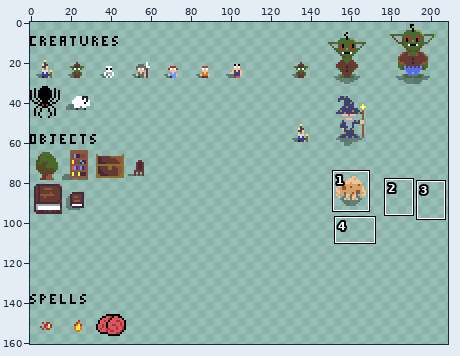
Two versions of one pixel-art file, source_data/aseprite/Test_Sheet_Alex.aseprite. Above, an overview of the earlier version with the close-up marked.
Close-up. Before the commit:
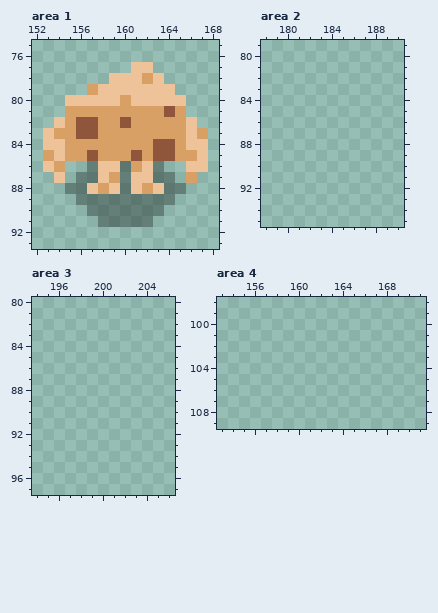
500x500 pixels, 1 frame. Shown: area 1: x 152..168, y 75..93; area 2: x 178..190, y 79..95; area 3: x 194..206, y 80..97; area 4: x 153..171, y 98..109. The wide view leaves out empty margins. The commit also changed other parts of the picture, which this record leaves out.
Once edited:
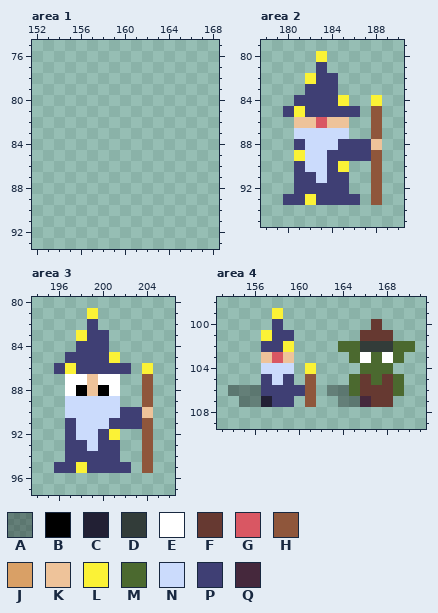
Palette (. is transparent): A #00000055  B #000000  C #222034  D #323c39  E #ffffff  F #663931  G #d95763  H #8f563b  J #d9a066  K #eec39a  L #fbf236  M #4b692f  N #cbdbfc  P #3f3f74  Q #45283c
Difference:
Area 1:
y 77: x 161..162 KK -> ..
y 78: x 159..163 KKKJK -> .....
y 79: x 157..164 JKKKKKKK -> ........
y 80: x 155..165 KKKKKJKKKKK -> ...........
y 81: x 155..165 JJJJJJJJJHJ -> ...........
y 82: x 154..166 KJHHJJHJJJJJK -> .............
y 83: x 153..167 KJJHHJJJJJJJJKJ -> ...............
y 84: x 153..167 KKJJJJJJJJHHJKK -> ...............
y 85: x 153..167 JKJJHJJJHJHHJJK -> ...............
y 86: x 153..154 KJ -> ..; x 157..163 AKKAJKA -> .......; x 166..167 KK -> ..
y 87: x 154 K -> .; x 156..164 AAKJAKKAA -> .........; x 166 J -> .
y 88: x 155..165 AAKJKAKJKAA -> ...........
y 89: x 156..164 AAAAAAAAA -> .........
y 90: x 157..163 AAAAAAA -> .......
y 91: x 158..162 AAAAA -> .....
Area 2:
y 80: x 183 . -> L
y 81: x 183 . -> P
y 82: x 182..184 ... -> LPP
y 83: x 182..184 ... -> PPP
y 84: x 181..185 ..... -> PPPPL; x 188 . -> L
y 85: x 180..186 ....... -> PLPPPPP; x 188 . -> H
y 86: x 181..185 ..... -> KKGKK; x 188 . -> H
y 87: x 181..185 ..... -> NNNNN; x 188 . -> H
y 88: x 181..188 ........ -> PNNNPPPK
y 89: x 181..188 ........ -> LNNPPPPH
y 90: x 181..185 ..... -> PNNPL; x 188 . -> H
y 91: x 181..185 ..... -> PPNPP; x 188 . -> H
y 92: x 181..185 ..... -> PPPPP; x 188 . -> H
y 93: x 180..186 ....... -> PPLPPPP; x 188 . -> H
Area 3:
y 81: x 199 . -> L
y 82: x 199 . -> P
y 83: x 198..200 ... -> LPP
y 84: x 198..200 ... -> PPP
y 85: x 197..201 ..... -> PPPPL
y 86: x 196..202 ....... -> PLPPPPP; x 204 . -> L
y 87: x 197..201 ..... -> EEKEE; x 204 . -> H
y 88: x 197..201 ..... -> EBKBE; x 204 . -> H
y 89: x 197..201 ..... -> NNNNN; x 204 . -> H
y 90: x 197..204 ........ -> NNNNNPPK
y 91: x 197..204 ........ -> PNNNPPPH
y 92: x 197..201 ..... -> PNNPL; x 204 . -> H
y 93: x 197..201 ..... -> PPNPP; x 204 . -> H
y 94: x 197..201 ..... -> PPPPP; x 204 . -> H
y 95: x 196..202 ....... -> PPLPPPP; x 204 . -> H
Area 4:
y 99: x 158 . -> L
y 100: x 158 . -> P; x 167 . -> F
y 101: x 157..159 ... -> LPP; x 166..168 ... -> FFF
y 102: x 157..159 ... -> PPL; x 164..170 ....... -> MMDDDMM
y 103: x 157..159 ... -> KGK; x 165..169 ..... -> MEMEM
y 104: x 157..159 ... -> NNN; x 161 . -> L; x 166..168 ... -> MMM
y 105: x 157..159 ... -> PNP; x 161 . -> H; x 165..169 ..... -> MFMFM
y 106: x 154..161 ........ -> AAAPPPPH; x 163..169 ....... -> AAMFFFM
y 107: x 155..159 ..... -> AACPP; x 161 . -> H; x 164..168 ..... -> AAQFF
Pixel boxes of the changes (left, top, right, bottom) in both close-ups:
erased: (43, 62, 208, 227)
added: (283, 51, 382, 205)
added: (54, 308, 153, 473)
added: (228, 308, 415, 407)
